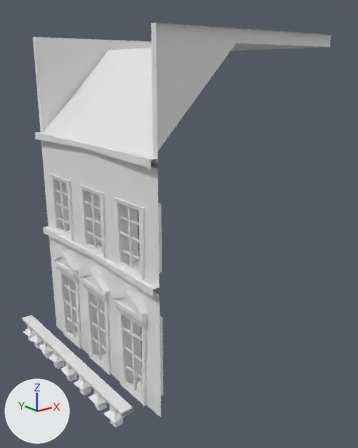
Renders of the OBJ model Project/Assets/Art/Models/Environment/House_top_b.obj from each side of a commit.
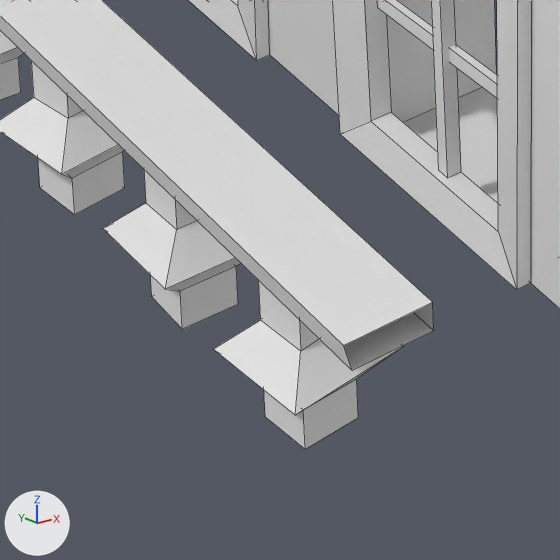
Each version appears first whole from a 50 mm lens placed at (-6.4, -19.21, 19.86), pointed at (8.37, -0.76, 12.48), and next in a close-up on the part from 21% to 42% of the width and 82% to 99% of the height. The lights are fixed; the arrows at lower left show +X, +Y and +Z. The close-ups show mesh edges as thin lines. Where no turn or scale is listed for an object, it has been applied to the vertices.

Objects in the first close-up: 'House_top_b'.
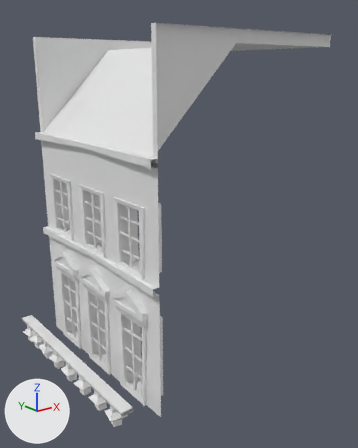
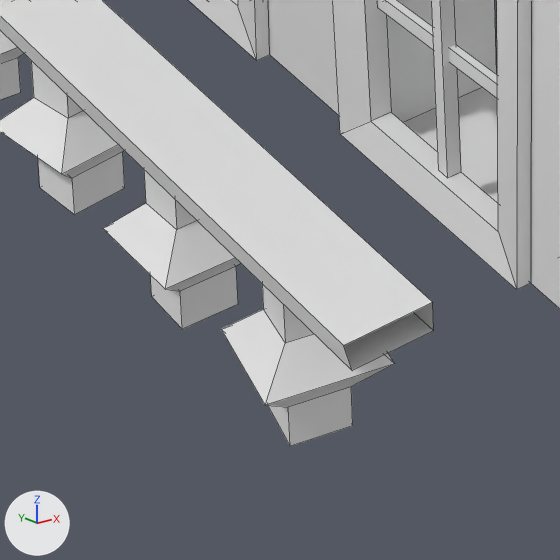
The edits, one by one:
me_house_top_b has 616 vertices, 393 faces and spans x 1.9..14.0, y -5.0..5.0, z 5.8..21.3.
me_house_top_b is used by ob_house_top_b; location (0.0, 0.0, 0.0).
me_house_top_b part 1: the loose piece of 20 vertices spanning x 1.9..2.8, y -4.5..-3.7, z 5.8..6.8 is turned -107.4 degrees about the z axis through its middle.

Boxes [x1, y1, x2, y2] around the edits, measured in the close-ups (560 x 560 px; the box of a moved part takes in the faces that stretch with it):
'House_top_b', reshaped
    before: [0, 0, 560, 449]
    after: [0, 0, 560, 446]
part 1 of me_house_top_b, moved or reshaped
    before: [214, 280, 403, 449]
    after: [221, 284, 395, 446]
